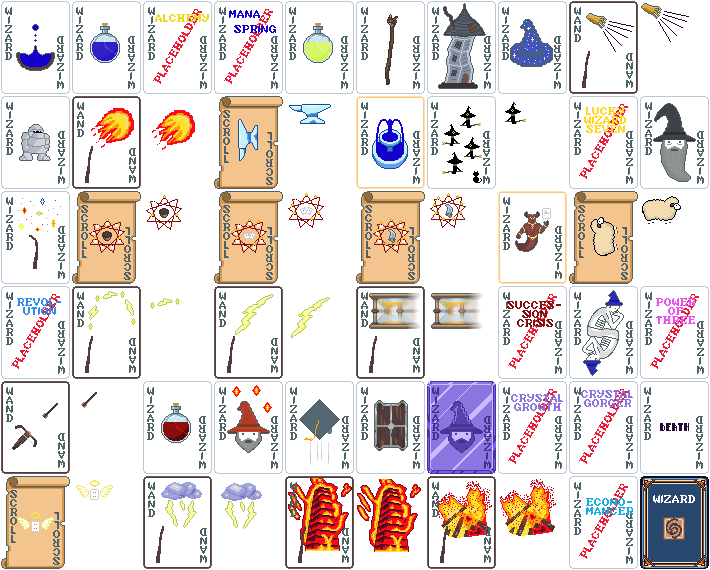
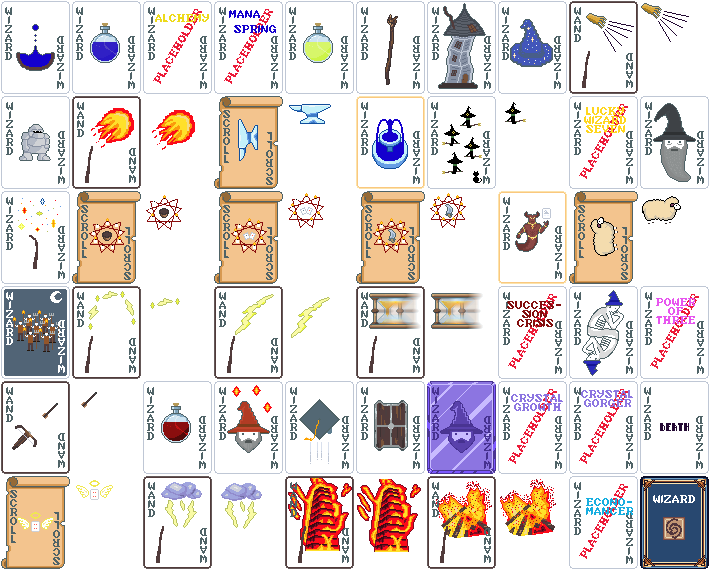
Layer changes from the first 710×570 image to the second:
added group "Revolution" with 5 layers above "Time Stretch spell" over left=4, top=289, right=67, bottom=376
added layer "Moon" in group "Revolution" over left=50, top=291, right=62, bottom=303
added layer "W ... #1" in group "Revolution" over left=58, top=320, right=65, bottom=373
added layer "W ..." in group "Revolution" over left=6, top=292, right=13, bottom=345
added layer "Revolution art" in group "Revolution" over left=13, top=310, right=61, bottom=352
renamed "Placeholder Revolution" to "Revolution card back", moved it into group "Revolution", painted on it over left=4, top=289, right=67, bottom=376
